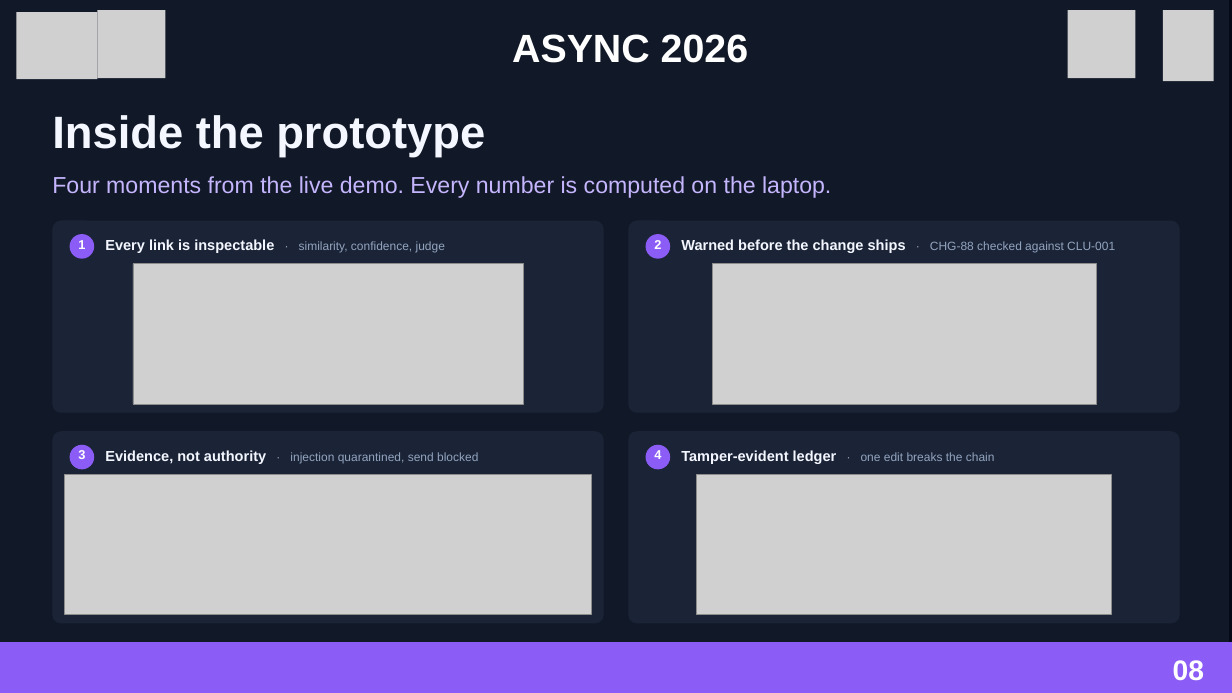
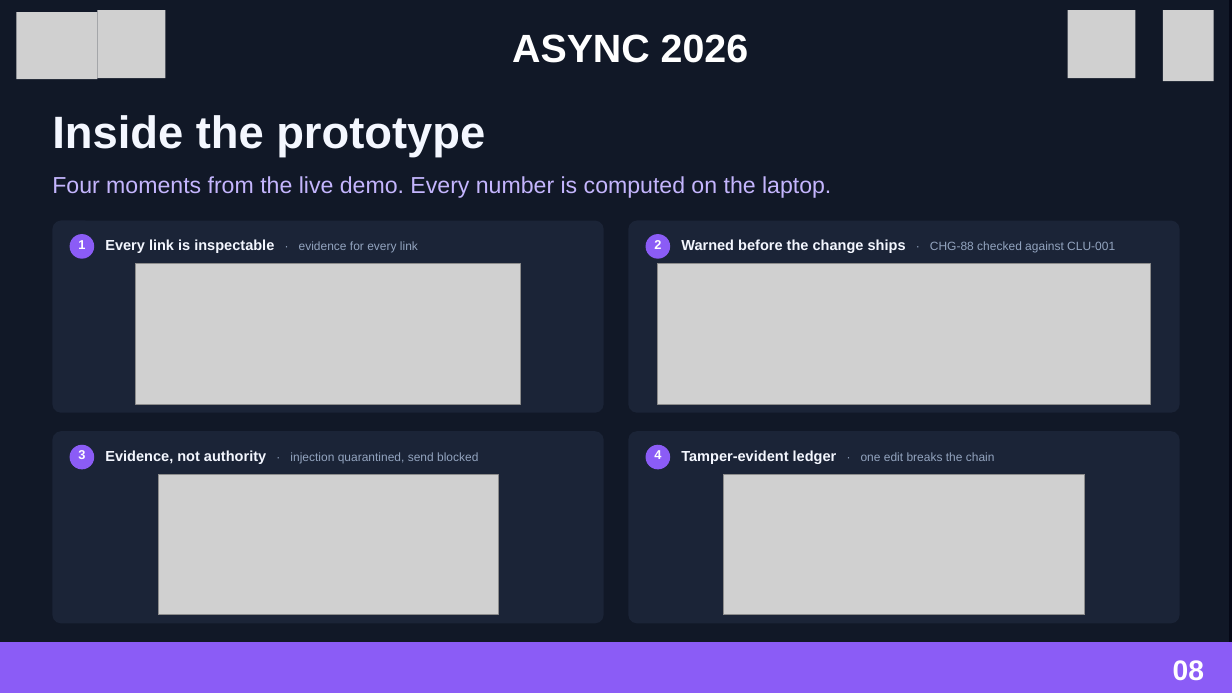
Before and after one commit to BradCage-afk/root-cause, a slide deck: slide 8 of docs/RootCause-ASYNC26-Final.pptx. Drawn at 1232x693 pixels with LibreOffice and Linux fonts; fonts in the diff are those of the drawing; grey boxes stand for pictures. Boxes give left, top, right and bottom in pixels: in the first picture for what was removed or moved away, otherwise in the second. Text is boxed around its words. In the diff, an @@ line names an element or a change of style, - is before the commit and + after.

```diff
--- a/docs/RootCause-ASYNC26-Final.pptx
+++ b/docs/RootCause-ASYNC26-Final.pptx
@@ text at [105, 239, 418, 253]: text changed; size 14 to 17 pt; text colour #93A4BF to #F4F7FF; bold on @@
-Every link is inspectable · similarity, confidence, judge
+Every link is inspectable · evidence for every link
@@ picture: place and size @@
-picture at [712, 264, 1096, 404]
+picture at [657, 264, 1150, 404]
@@ picture: place and size @@
-picture at [65, 474, 591, 615]
+picture at [158, 474, 498, 615]
@@ picture: place and size @@
-picture at [697, 474, 1112, 615]
+picture at [723, 474, 1085, 615]
```
Also in this commit, not shown: 1 other slide changed, 40 other files.
